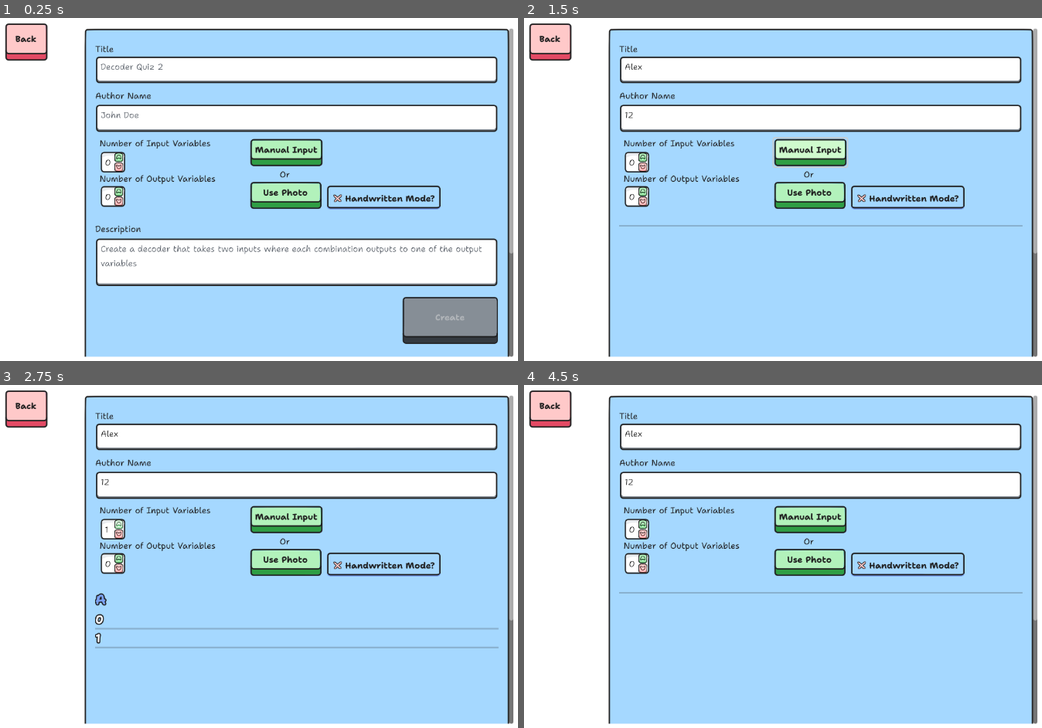
Above: before the commit, frames 1-4 (two rows, left to right).
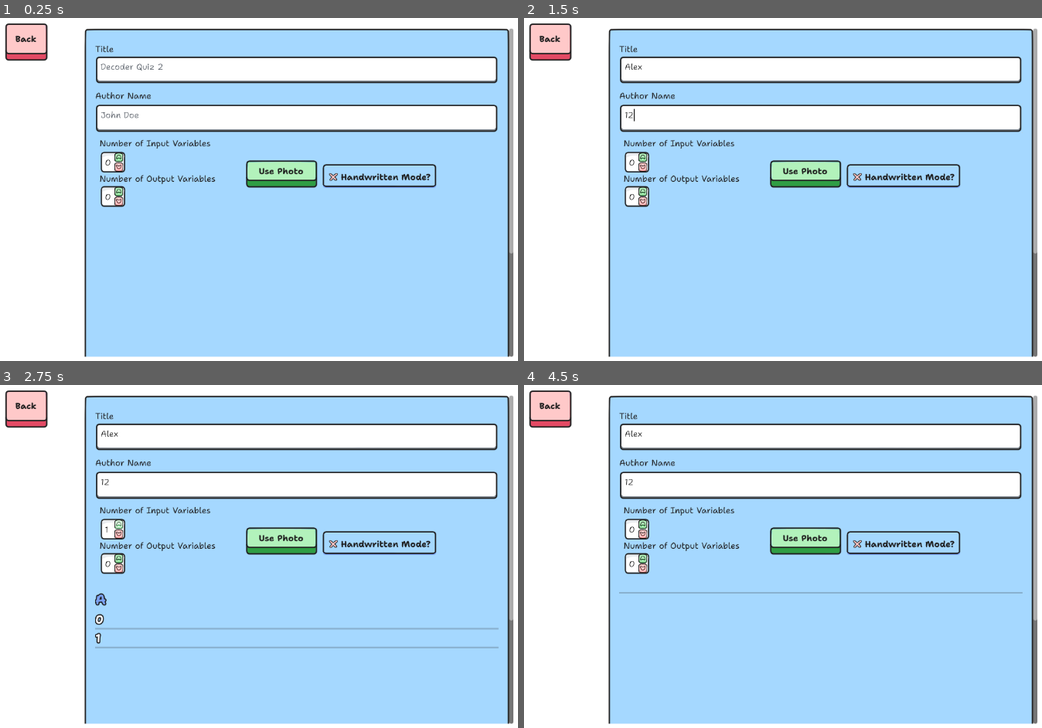
Above: after the commit, the same moments.

Repository: sininen-blue/logic-gate-tesseract
Game: Godot game, scene res://ui/custom_levels/create_custom_level.tscn
Two runs of this game, one before a commit and one after it. Both use one fixed random seed, a clock stepped at 60 frames per second and the inputs below. This scene is started directly instead of the project's main scene.
Inputs (mouse positions are in pixels of both pictures, inside the frame that each line leads up to):
- Up to frame 1 (0.25 s): no input
- Up to frame 2 (1.5 s): click (819, 69) at 0.52 s; type "Alex" at 0.6 s; click (819, 117) at 0.75 s; type "12" at 0.83 s; click (808, 151) at 1.25 s, where only the run before the commit has a clickable "Manual Input"
- Up to frame 3 (2.75 s): click (119, 525) at 2.02 s
- Up to frame 4 (4.5 s): click (643, 532) at 2.77 s; click "Use Photo" at 3.5 s; click "OK" at 4.25 s

The runs differ from the first frame. In frame 1, 17% of the frame differs, in the area x 18-97%, y 35-96%; in frame 2, 4.2%; in frame 3, 3.8%; in frame 4, 3.8%.

Commit message:
removed manual input made photo mode overide
apparently I need to add remove_child() and child.queue_free() since queue free takes a while to remove child

Diff:
--- a/ui/custom_levels/create_custom_level.gd
+++ b/ui/custom_levels/create_custom_level.gd
@@ -165,22 +165,14 @@
 	return truth_table
 
 
-func _on_manual_button_pressed() -> void:
-	create_button.disabled = false
-	truth_table_container.visible = true
-	truth_table_container.make_table(input_count, output_count)
-
-
 func _on_input_edit_count_changed(new_count: int) -> void:
 	input_count = new_count
-	if truth_table_container.visible:
-		truth_table_container.make_table(input_count, output_count)
+	truth_table_container.make_table(input_count, output_count)
 
 
 func _on_output_edit_count_changed(new_count: int) -> void:
 	output_count = new_count
-	if truth_table_container.visible:
-		truth_table_container.make_table(input_count, output_count)
+	truth_table_container.make_table(input_count, output_count)
 
 
 func _on_accept_dialog_confirmed() -> void:
--- a/ui/custom_levels/create_custom_level.tscn
+++ b/ui/custom_levels/create_custom_level.tscn
@@ -190,14 +190,6 @@
 offset_bottom = 91.0
 text = "Number of Output Variables"
 
-[node name="OrLabel" type="Label" parent="ScrollContainer/Panel/Main/TruthTableInputs"]
-layout_mode = 0
-offset_left = 344.0
-offset_top = 60.0
-offset_right = 363.0
-offset_bottom = 83.0
-text = "Or"
-
 [node name="InputEdit" parent="ScrollContainer/Panel/Main/TruthTableInputs" instance=ExtResource("4_x3g33")]
 layout_mode = 1
 offset_left = 8.0
@@ -214,34 +206,25 @@
 offset_bottom = 123.0
 tooltip_text = "The number of desired outputs"
 
-[node name="ManualButton" type="Button" parent="ScrollContainer/Panel/Main/TruthTableInputs"]
-layout_mode = 0
-offset_left = 288.0
-offset_top = 4.0
-offset_right = 425.0
-offset_bottom = 57.0
-tooltip_text = "Open the truth table editor"
-text = "Manual Input"
-
 [node name="PhotoButton" type="Button" parent="ScrollContainer/Panel/Main/TruthTableInputs"]
 unique_name_in_owner = true
 layout_mode = 1
 anchors_preset = 10
 anchor_right = 1.0
-offset_left = 288.0
-offset_top = 84.0
-offset_right = -329.0
-offset_bottom = 137.0
+offset_left = 280.0
+offset_top = 44.0
+offset_right = -337.0
+offset_bottom = 97.0
 grow_horizontal = 2
 tooltip_text = "Use a pre existing photo of a truth table to generate a new level"
 text = "Use Photo"
 
 [node name="HandwriteCheckBox" type="CheckBox" parent="ScrollContainer/Panel/Main/TruthTableInputs"]
 layout_mode = 0
-offset_left = 432.0
-offset_top = 92.0
-offset_right = 644.0
-offset_bottom = 142.0
+offset_left = 424.0
+offset_top = 52.0
+offset_right = 636.0
+offset_bottom = 102.0
 text = "Handwritten Mode?"
 
 [node name="SpinnerSprite" type="Sprite2D" parent="ScrollContainer/Panel/Main/TruthTableInputs"]
@@ -252,7 +235,6 @@
 texture = ExtResource("2_46gef")
 
 [node name="TruthTable" parent="ScrollContainer/Panel/Main" instance=ExtResource("4_e7hyx")]
-visible = false
 custom_minimum_size = Vector2(0, 300)
 layout_mode = 2
 
@@ -369,7 +351,6 @@
 [connection signal="confirmed" from="AcceptDialog" to="." method="_on_accept_dialog_confirmed"]
 [connection signal="count_changed" from="ScrollContainer/Panel/Main/TruthTableInputs/InputEdit" to="." method="_on_input_edit_count_changed"]
 [connection signal="count_changed" from="ScrollContainer/Panel/Main/TruthTableInputs/OutputEdit" to="." method="_on_output_edit_count_changed"]
-[connection signal="pressed" from="ScrollContainer/Panel/Main/TruthTableInputs/ManualButton" to="." method="_on_manual_button_pressed"]
 [connection signal="pressed" from="ScrollContainer/Panel/Main/TruthTableInputs/PhotoButton" to="." method="_on_photo_button_pressed"]
 [connection signal="toggled" from="ScrollContainer/Panel/Main/TruthTableInputs/HandwriteCheckBox" to="." method="_on_handwrite_check_box_toggled"]
 [connection signal="pressed" from="BackButton" to="." method="_on_back_button_pressed"]
--- a/ui/custom_levels/truth_table.gd
+++ b/ui/custom_levels/truth_table.gd
@@ -27,6 +27,7 @@
 		child.queue_free()
 	for child in truth_table.get_children():
 		if child.name != "TableHeading":
+			truth_table.remove_child(child)
 			child.queue_free()
 
 
